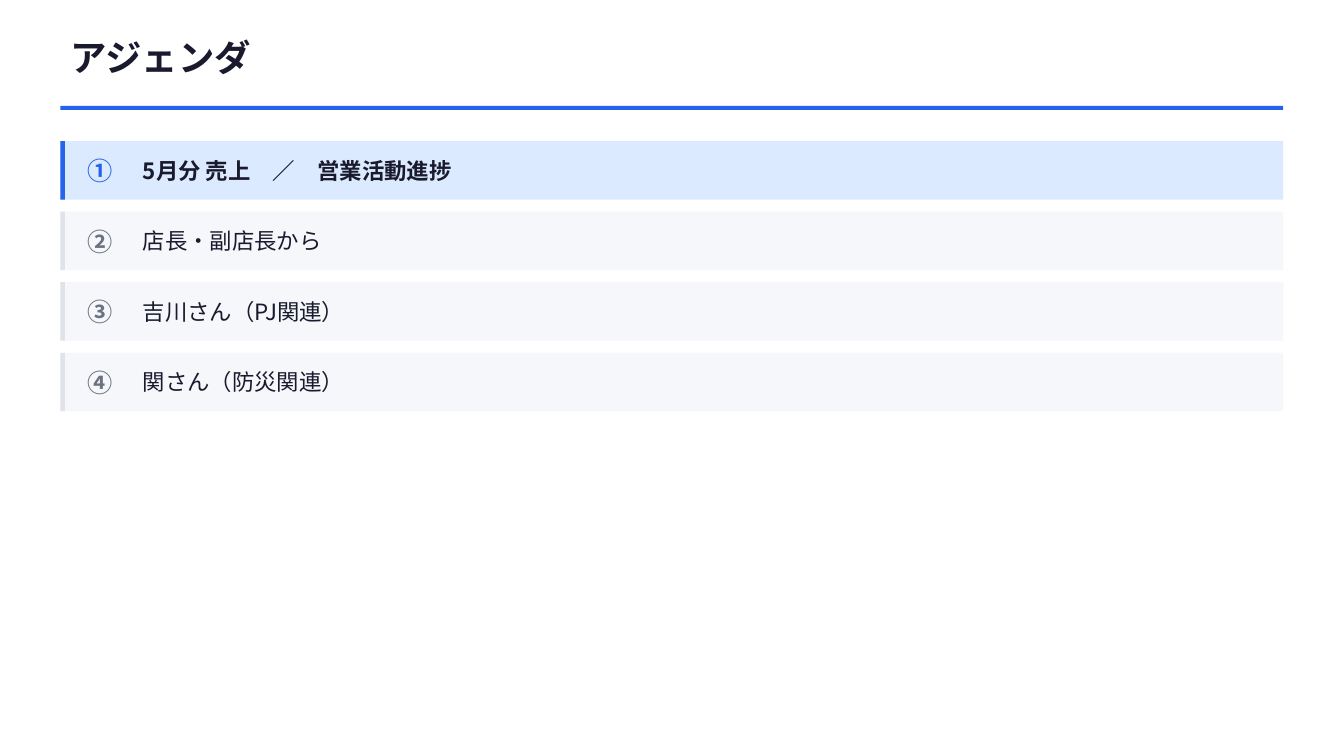
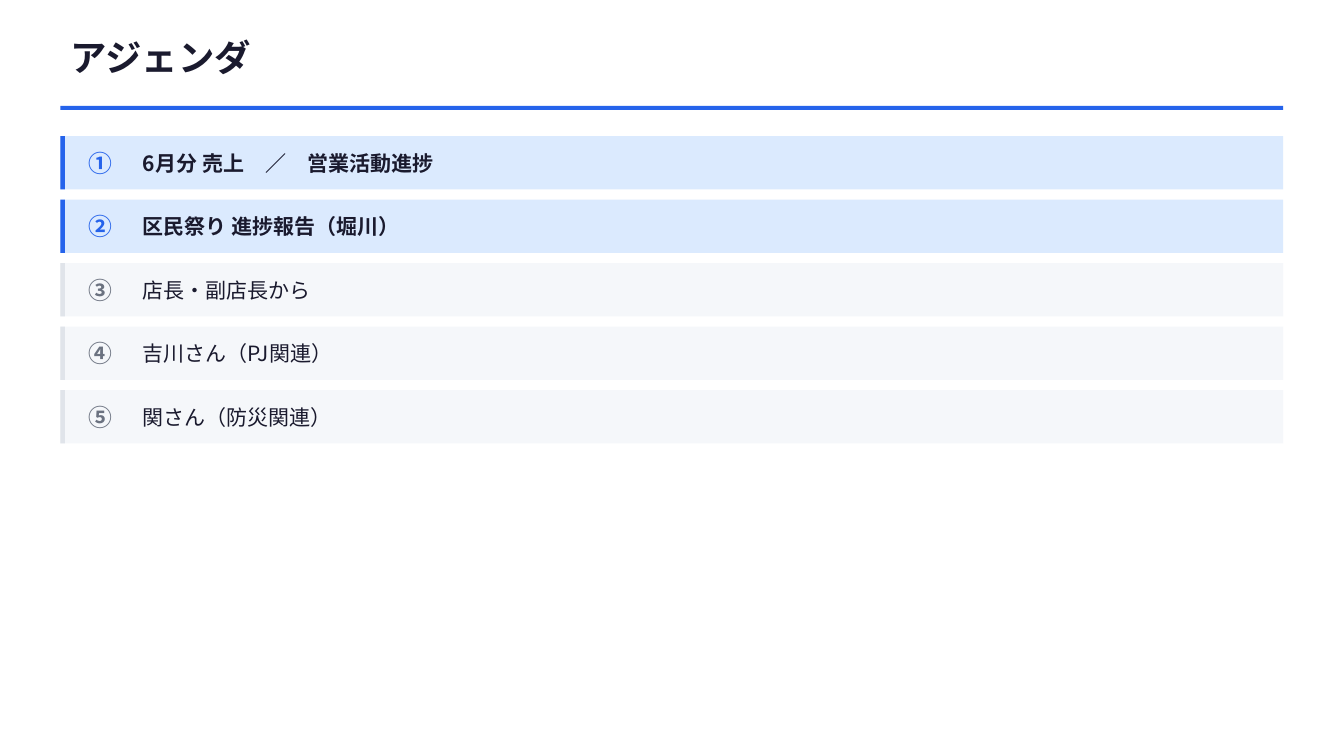
Before and after one commit to horihorihorihorichiz/-, a slide deck: slide 2 of slides/exports/sales-meeting.pptx. Drawn at 1344x756 pixels with LibreOffice and Linux fonts; fonts in the diff are those of the drawing. Boxes give left, top, right and bottom in pixels: in the first picture for what was removed or moved away, otherwise in the second. Text is boxed around its words. In the diff, an @@ line names an element or a change of style, - is before the commit and + after.

```diff
--- a/slides/exports/sales-meeting.pptx
+++ b/slides/exports/sales-meeting.pptx
@@ rectangle: place and size @@
-rectangle at [60, 141, 1284, 200]
+rectangle at [60, 136, 1284, 190]
@@ rectangle: place and size @@
-rectangle at [60, 141, 65, 200]
+rectangle at [60, 136, 65, 190]
@@ text at [143, 153, 433, 173]: text changed; size 16 to 15 pt @@
-5月分 売上 ／ 営業活動進捗
+6月分 売上 ／ 営業活動進捗
@@ rectangle: place and size @@
-rectangle at [60, 212, 1284, 270]
+rectangle at [60, 200, 1284, 253]
@@ rectangle at [60, 200, 1284, 253]: fill #F5F7FA to #DBEAFE @@
@@ rectangle: place and size @@
-rectangle at [60, 212, 65, 270]
+rectangle at [60, 200, 65, 253]
@@ rectangle at [60, 200, 65, 253]: fill #E0E4EA to #2563EB @@
@@ text "②": place and size @@
-text "②" at [88, 229, 113, 253]
+text "②" at [88, 214, 112, 237]
@@ text "②" at [88, 214, 112, 237]: size 18 to 17 pt, text colour #6B7280 to #2563EB @@
@@ text added at [143, 216, 400, 236], 15 pt, text #1A1A2E, bold @@
+区民祭り 進捗報告（堀川）
@@ rectangle: place and size @@
-rectangle at [60, 282, 1284, 341]
+rectangle at [60, 263, 1284, 317]
@@ rectangle: place and size @@
-rectangle at [60, 282, 65, 341]
+rectangle at [60, 263, 65, 317]
@@ text "③": place and size @@
-text "③" at [88, 299, 113, 323]
+text "③" at [88, 279, 112, 301]
@@ size 16 to 15 pt in 3 elements at [143, 407, 332, 427], [143, 343, 332, 363], [143, 280, 311, 300] @@
@@ text "店長・副店長から": place and size @@
-text "店長・副店長から" at [143, 230, 322, 251]
+text "店長・副店長から" at [143, 280, 311, 300]
@@ rectangle: place and size @@
-rectangle at [60, 353, 1284, 411]
+rectangle at [60, 327, 1284, 380]
@@ rectangle: place and size @@
-rectangle at [60, 353, 65, 411]
+rectangle at [60, 327, 65, 380]
@@ size 18 to 17 pt in 3 elements at [88, 151, 112, 174], [88, 279, 112, 301], [88, 342, 112, 364] @@
@@ text "④": place and size @@
-text "④" at [88, 370, 113, 394]
+text "④" at [88, 342, 112, 364]
@@ text "吉川さん（PJ関連）": place and size @@
-text "吉川さん（PJ関連）" at [143, 301, 344, 322]
+text "吉川さん（PJ関連）" at [143, 343, 332, 363]
@@ rectangle added at [60, 390, 1284, 444], fill #F5F7FA @@
@@ rectangle added at [60, 390, 65, 444], fill #E0E4EA @@
@@ text added at [88, 406, 112, 428], 17 pt, text #6B7280, bold @@
+⑤
@@ text "関さん（防災関連）": place and size @@
-text "関さん（防災関連）" at [143, 371, 344, 392]
+text "関さん（防災関連）" at [143, 407, 332, 427]
```
Also in this commit, not shown: 2 other slides changed, 2 slides added, 1 slide removed, 3 other files.
